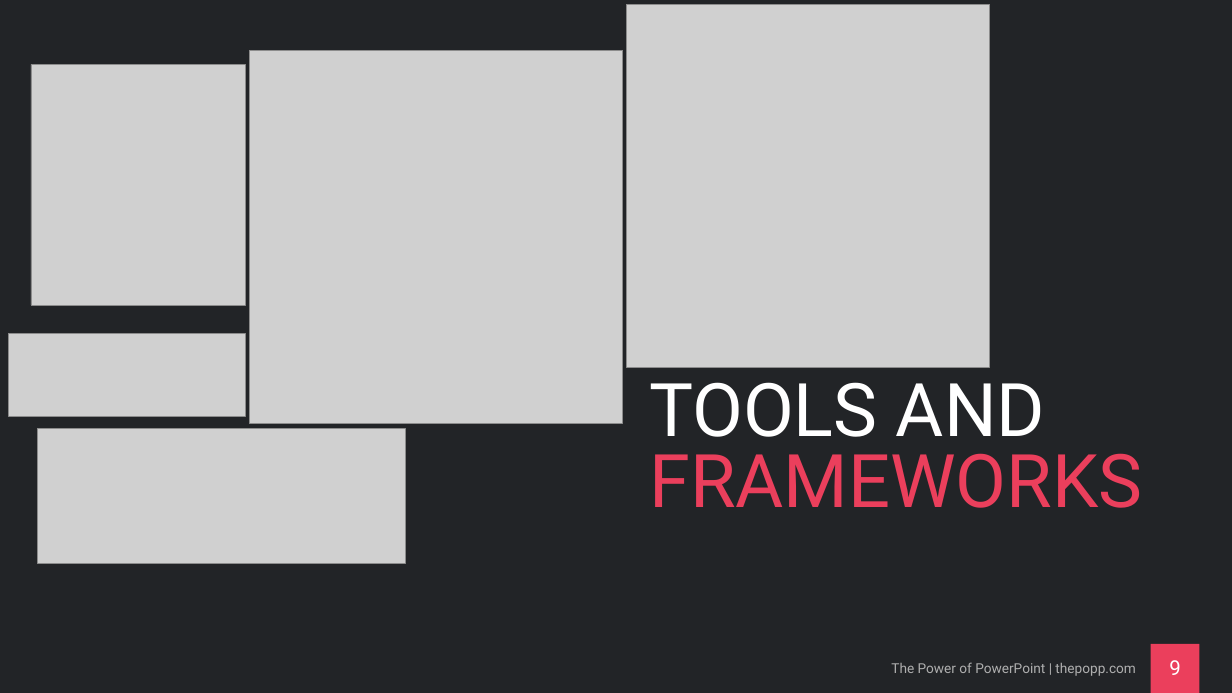
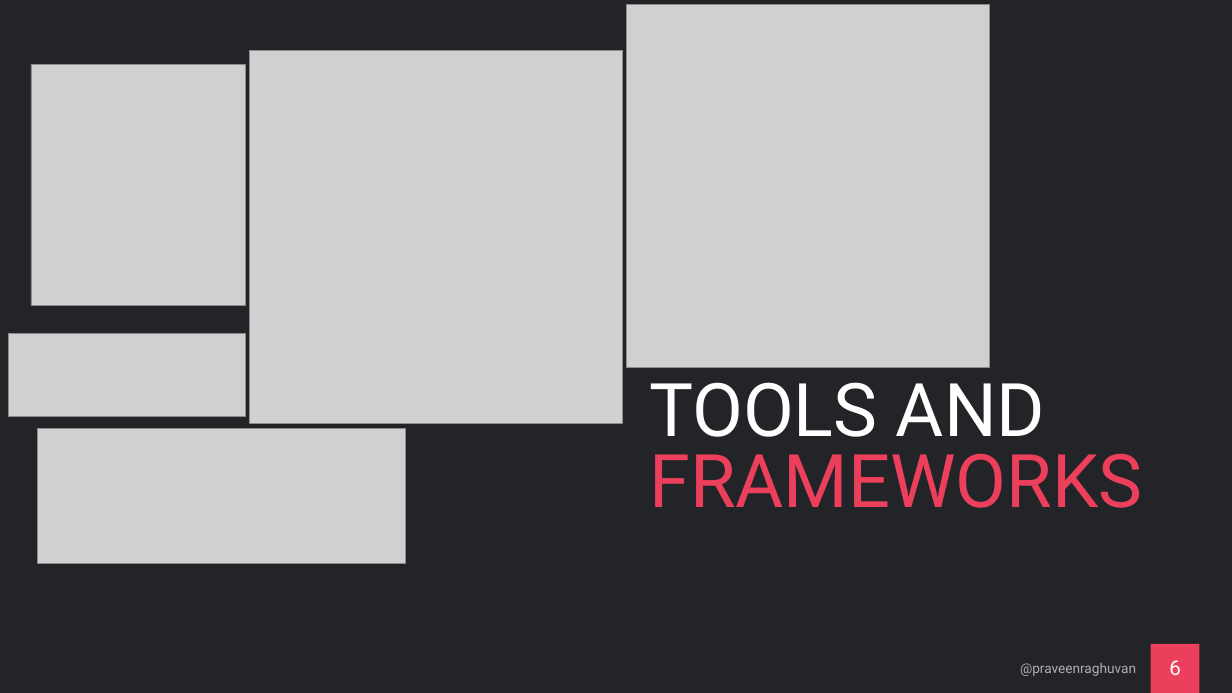
Before and after one commit to praveenraghuvanshi/tech-sessions, a slide deck: slide 6 of 16062021-Global-AI-Community-2021/cricket-analytics.pptx (slide 9 before the commit). Drawn at 1232x693 pixels with LibreOffice and Linux fonts; fonts in the diff are those of the drawing; grey boxes stand for pictures. Boxes give left, top, right and bottom in pixels: in the first picture for what was removed or moved away, otherwise in the second. Text is boxed around its words. In the diff, an @@ line names an element or a change of style, - is before the commit and + after.

```diff
--- a/16062021-Global-AI-Community-2021/cricket-analytics.pptx
+++ b/16062021-Global-AI-Community-2021/cricket-analytics.pptx
@@ text at box(1020, 663, 1136, 676): text changed @@
-The Power of PowerPoint | thepopp.com
+@praveenraghuvan
@@ page number at box(1169, 660, 1181, 675): text changed @@
-9
+6
```
Also in this commit, not shown: 3 other slides changed, 1 slide added, 68 slides removed, 3 other files.
